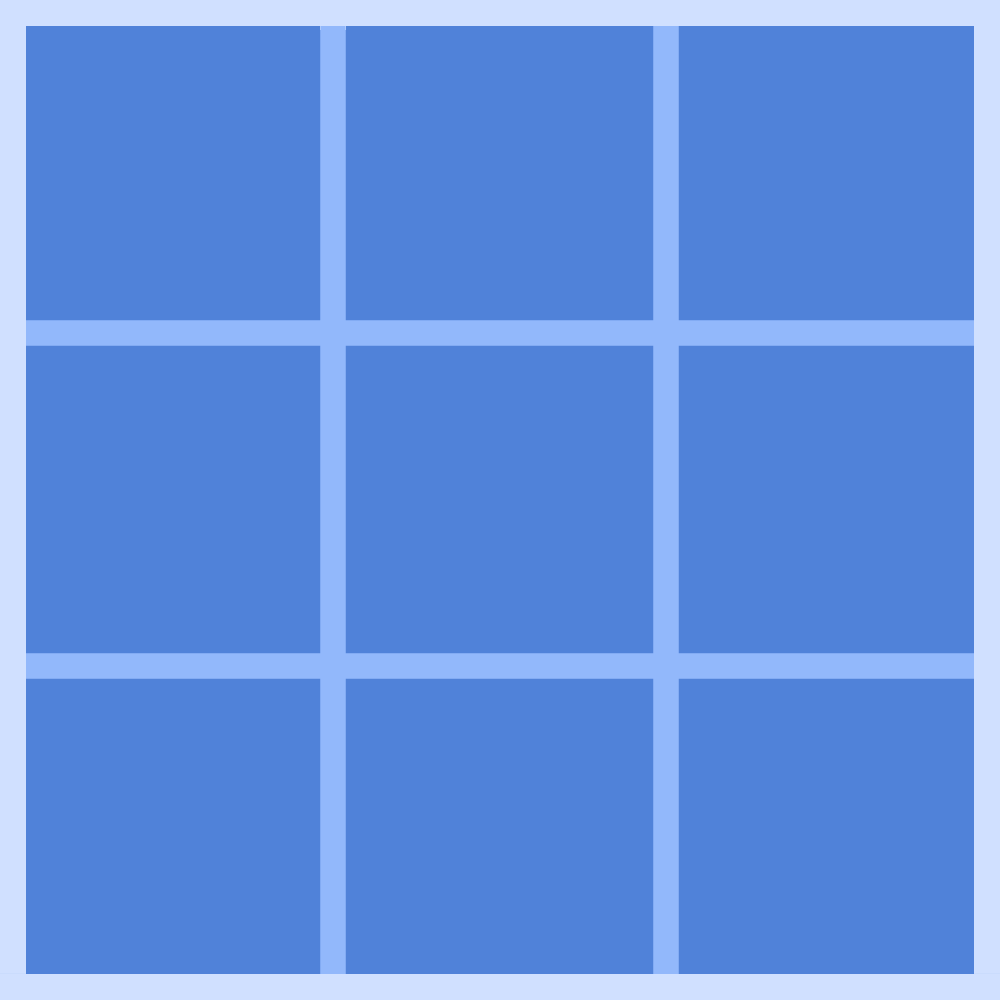
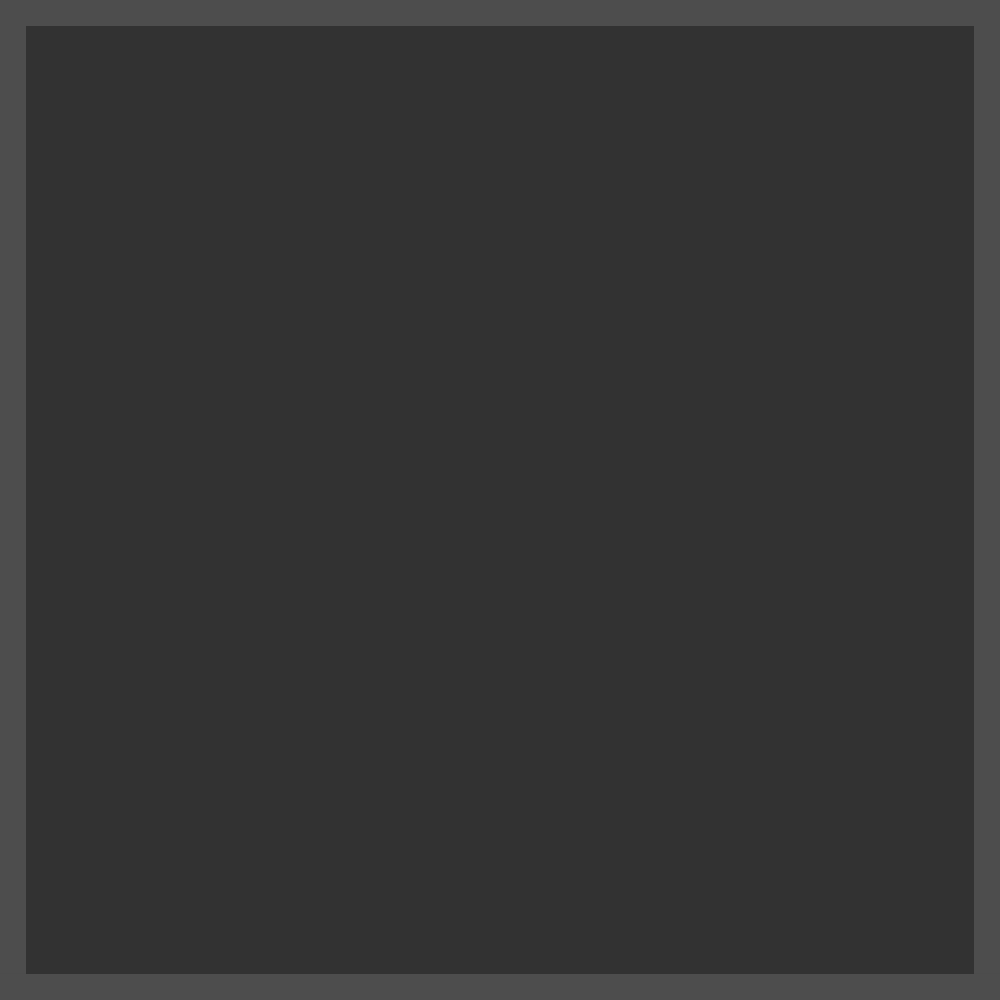
Comparing the layer stacks of the two w=1000, h=1000 images. Changes:
moved "Ebene 5 Kopie" into group "Normal", painted on it over 0, 0, 1000, 1000
moved "Ebene 2" into group "Normal", painted on it over 0, 0, 999, 999
moved "Ebene 1" into group "Normal", painted on it over 0, 0, 1000, 1000
added group "Specular" with 3 layers over 0, 0, 1000, 1000
added layer "Ebene 3 Kopie" in group "Specular" over 0, 0, 1000, 1000
added layer "Ebene 3" in group "Specular" over 0, 0, 1000, 1000
